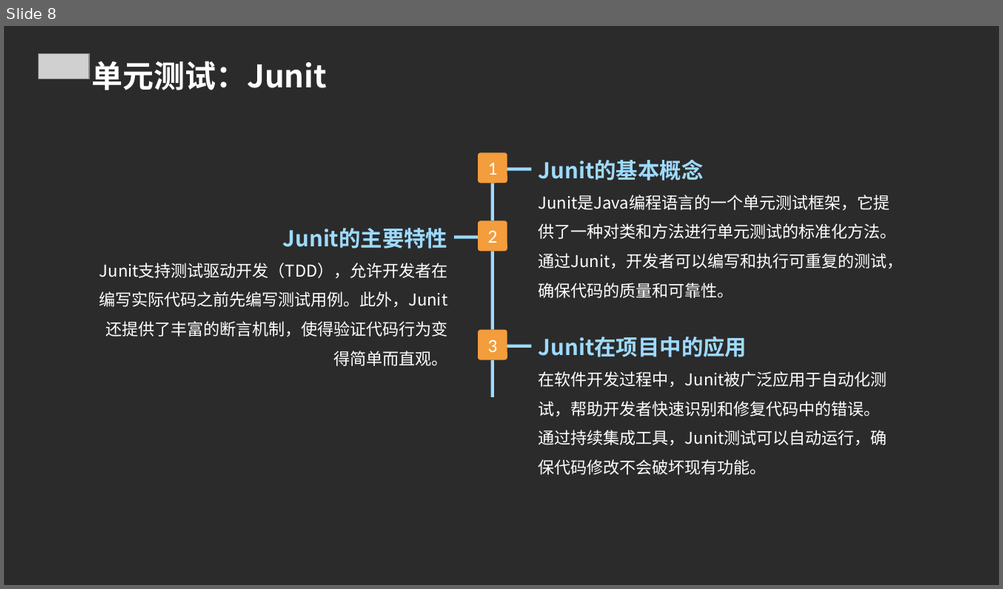
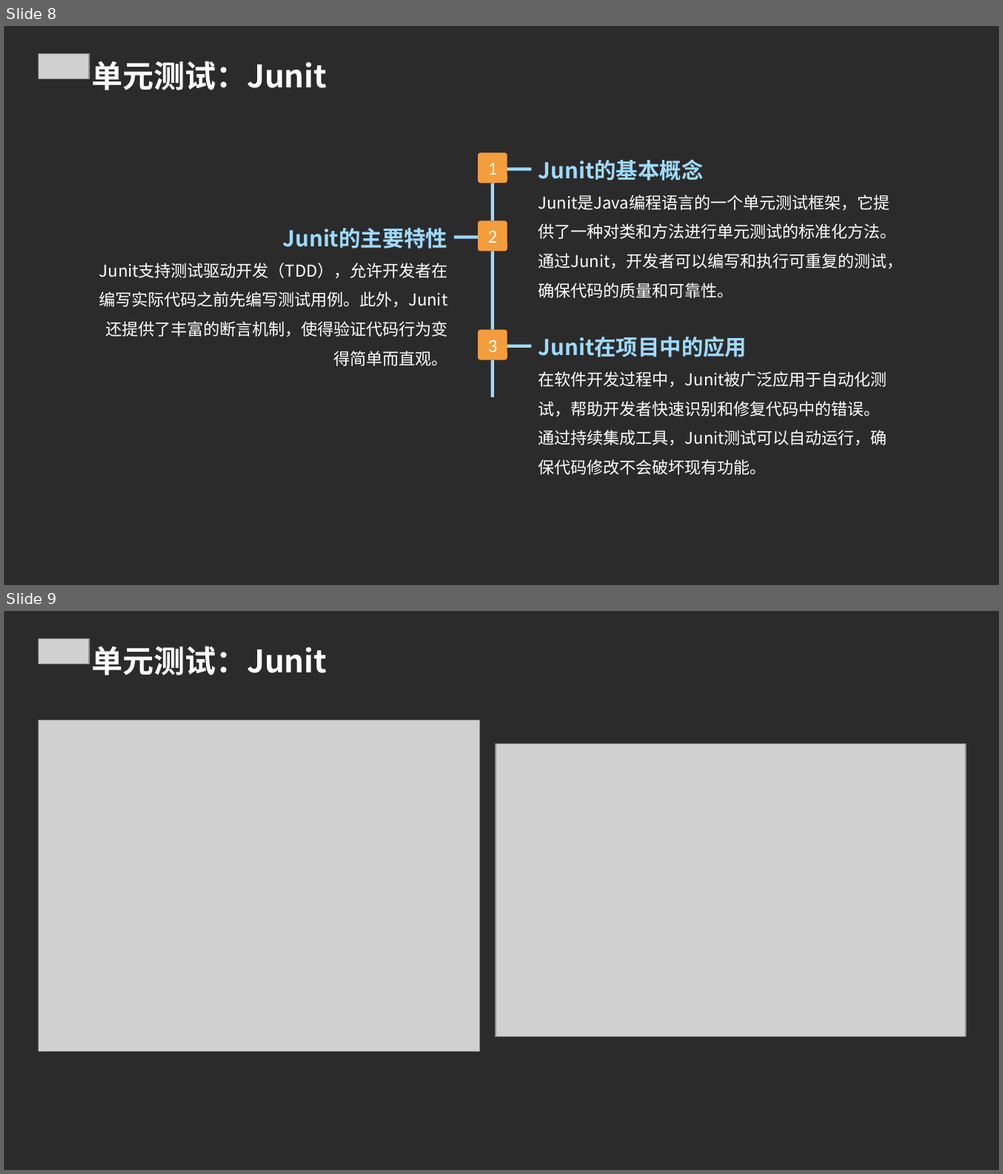
Before and after one commit to huo65/XD_XiDa, a slide deck: Team Project 验收/TeamProject验收.pptx. Shown one above the other, each under a label of ours: slide 8 before the commit, slides 8 and 9 after it. The pictures are 1003x589 and 1003x1174 pixels, drawn with LibreOffice and Linux fonts; fonts in the diff are those of the drawing; grey boxes stand for pictures; background and template pictures are left out; a plain dark background stands for a picture behind light text. Boxes give left, top, right and bottom in pixels: in the first picture for what was removed or moved away, otherwise in the second. Text is boxed around its words. In the diff, an @@ line names an element or a change of style, - is before the commit and + after.

```diff
--- a/Team Project 验收/TeamProject验收.pptx
+++ b/Team Project 验收/TeamProject验收.pptx
@@ slide 9 added at bbox=[4, 611, 999, 1170], background picture (left out) @@
@@ picture added at bbox=[38, 638, 89, 664] @@
@@ text added at bbox=[91, 646, 327, 675], 30 pt, text #FFFFFF, bold @@
+单元测试：Junit
@@ picture added at bbox=[38, 721, 479, 1052] @@
@@ picture added at bbox=[495, 744, 966, 1038] @@
```
Also in this commit, not shown: 1 other file.
